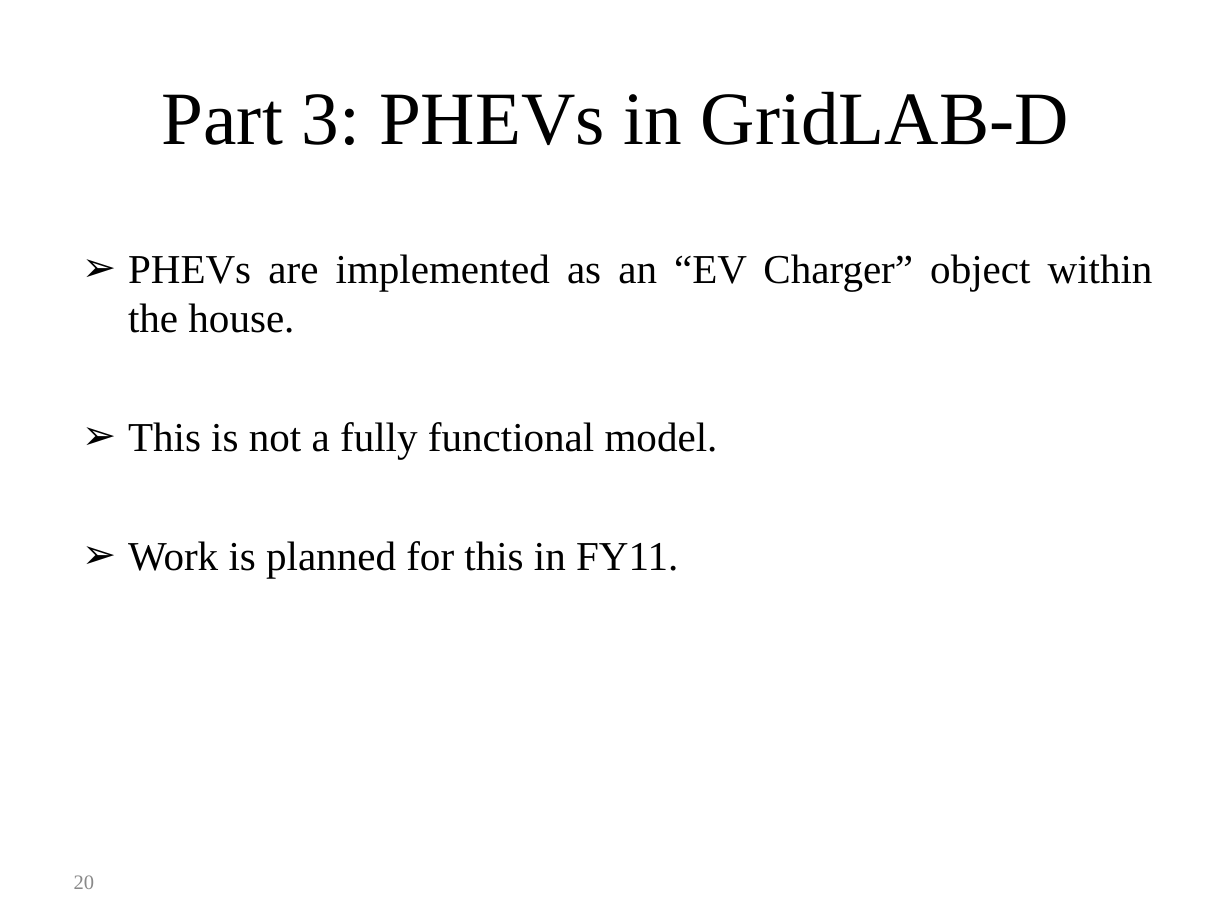
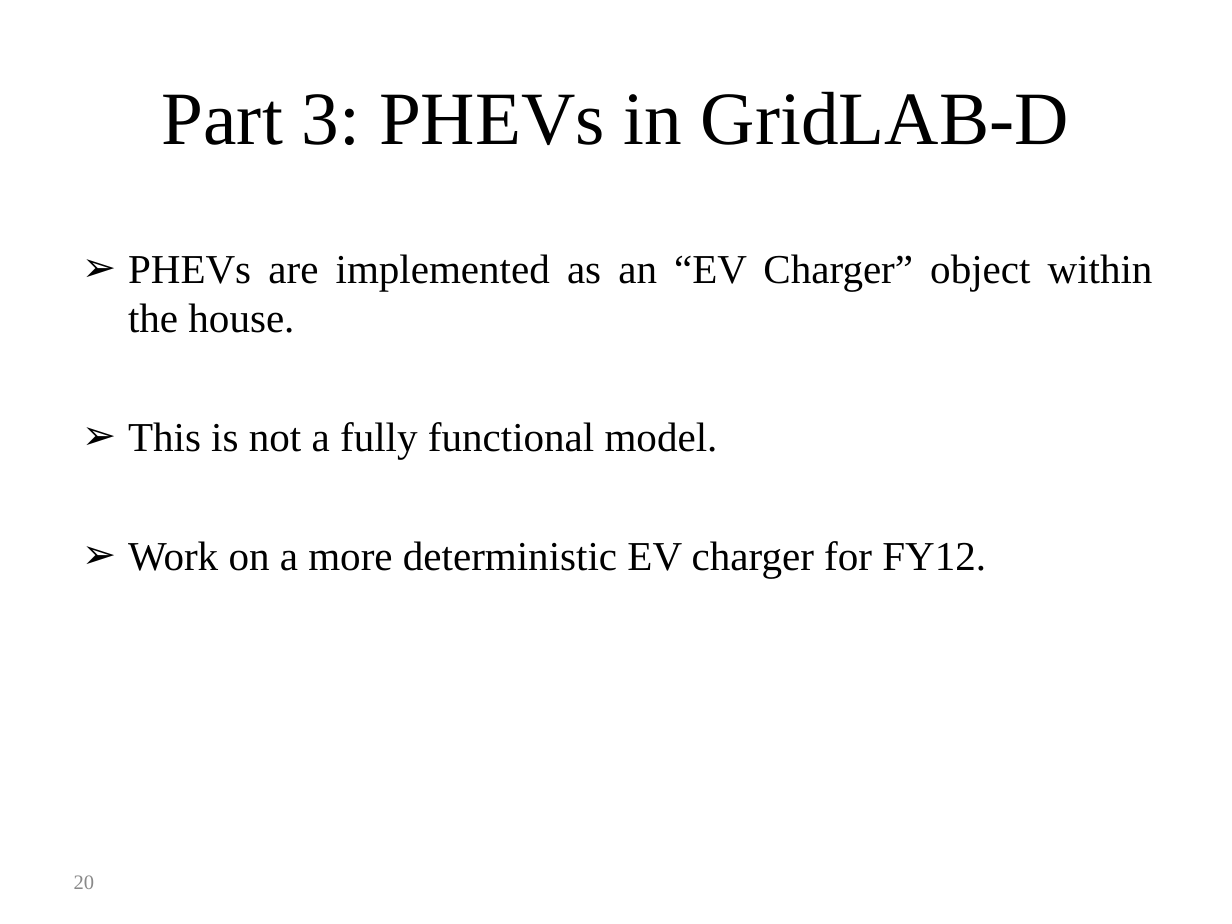
Before and after one commit to gridlab-d/course, a slide deck: slide 20 of ThreeDayCourse_v22/Day3/4.0 - Energy_Storage_and_PHEVs.ppt. Drawn at 1232x924 pixels with LibreOffice and Linux fonts; fonts in the diff are those of the drawing. Boxes give left, top, right and bottom in pixels: in the first picture for what was removed or moved away, otherwise in the second. Text is boxed around its words. In the diff, an @@ line names an element or a change of style, - is before the commit and + after.

```diff
--- a/ThreeDayCourse_v22/Day3/4.0 - Energy_Storage_and_PHEVs.ppt
+++ b/ThreeDayCourse_v22/Day3/4.0 - Energy_Storage_and_PHEVs.ppt
@@ text at (x1=128, y1=541, x2=986, y2=578): text changed @@
-➢ Work is planned for this in FY11.
+➢ Work on a more deterministic EV charger for FY12.
```
Also in this commit, not shown: 1 slide added, 11 other files.
